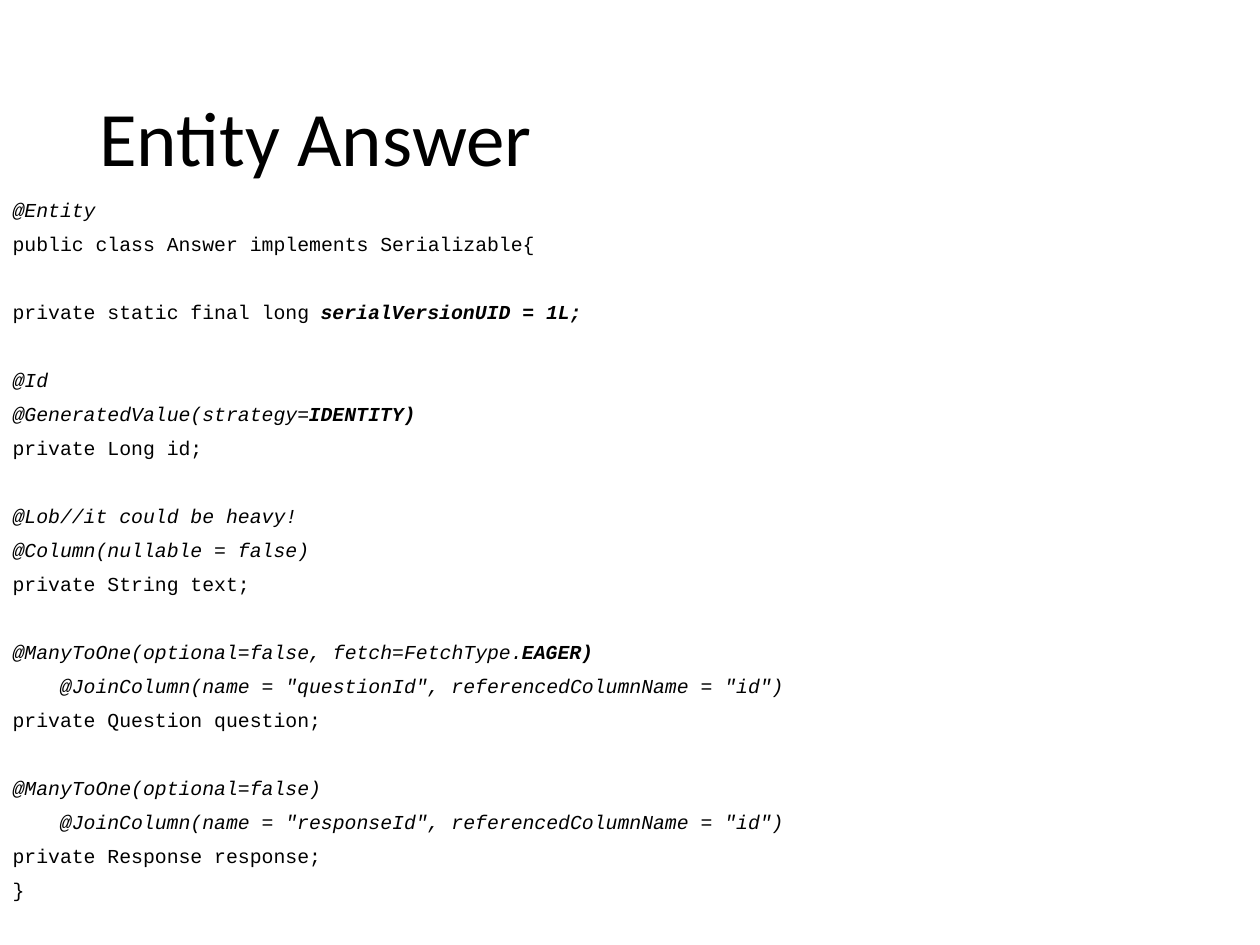
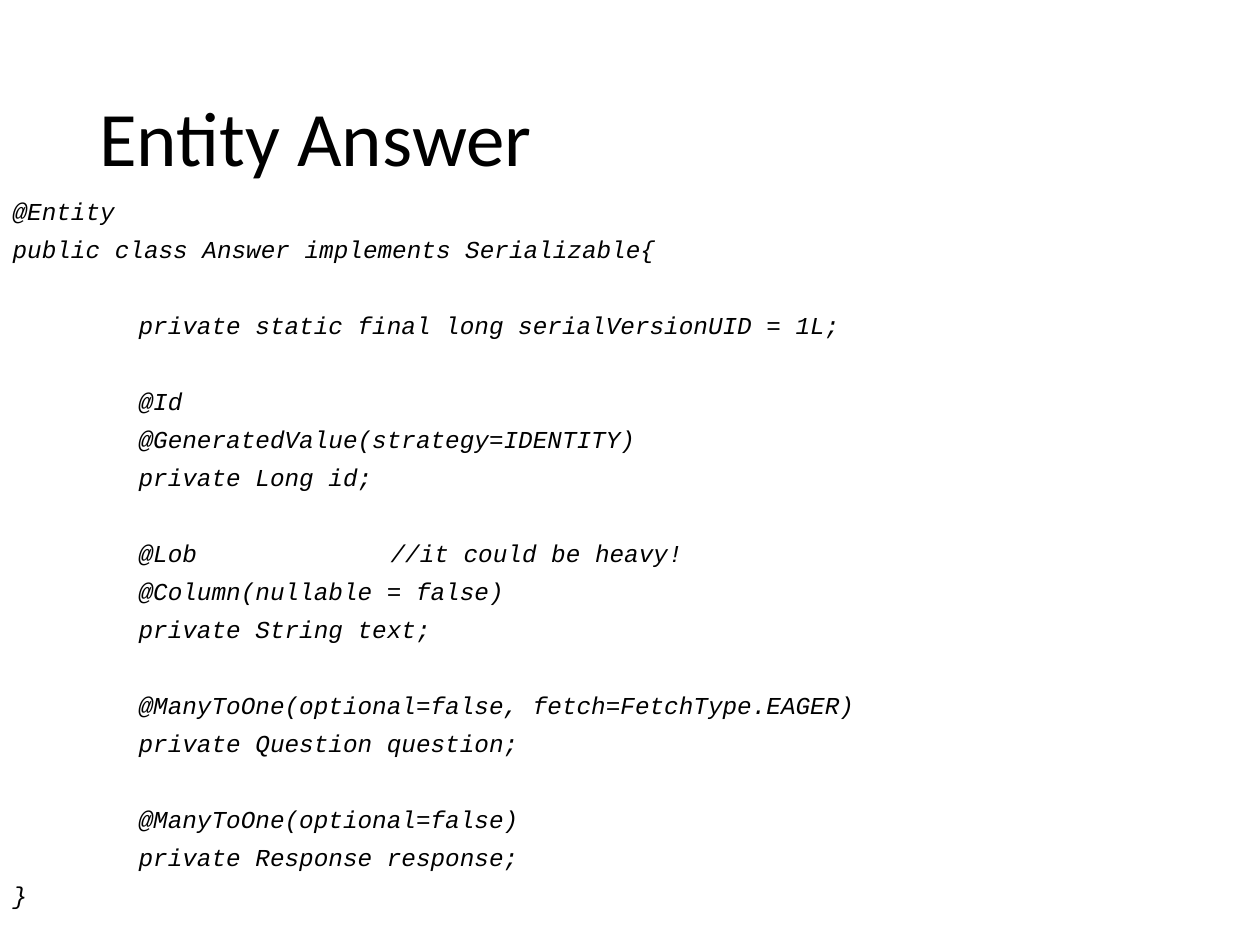
Before and after one commit to Paso198/Gamified-Marketing-Application, a slide deck: slide 16 of Design.pptx (slide 14 before the commit). Drawn at 1260x945 pixels with LibreOffice and Linux fonts; fonts in the diff are those of the drawing. Boxes give left, top, right and bottom in pixels: in the first picture for what was removed or moved away, otherwise in the second. Text is boxed around its words. In the diff, an @@ line names an element or a change of style, - is before the commit and + after.

```diff
--- a/Design.pptx
+++ b/Design.pptx
@@ text at [13, 202, 854, 871]: size 11.2 to 13.9 pt; italic on in "public class Answer implements Serializable{", "private static final long", "private Long id;", "private String text;" and 3 more places; bold off in "serialVersionUID = 1L;", "@GeneratedValue(strategy=IDENTITY)", "fetch=FetchType.EAGER)" @@
@@ text at [139, 544, 683, 567]: text changed; size 11.2 to 13.9 pt @@
-@Lob//it could be heavy!
+@Lob //it could be heavy!
@@ text at [60, 679, 783, 697]: paragraph removed @@
-@JoinColumn(name = "questionId", referencedColumnName = "id")
@@ text at [60, 815, 783, 833]: paragraph removed @@
-@JoinColumn(name = "responseId", referencedColumnName = "id")
```
Also in this commit, not shown: 8 other slides changed, 4 slides added, 1 slide removed, 3 other files.
